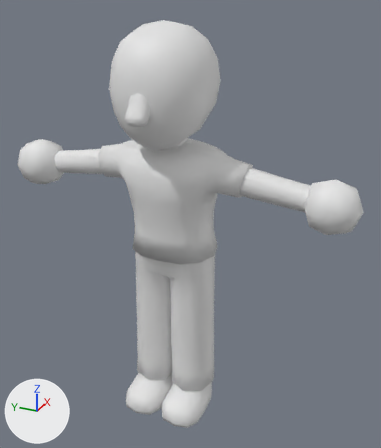
The Blender file Wibuzzz/Assets/AvatarCreator/Models/Avatars/Avatar.blend: old version first, new version second.
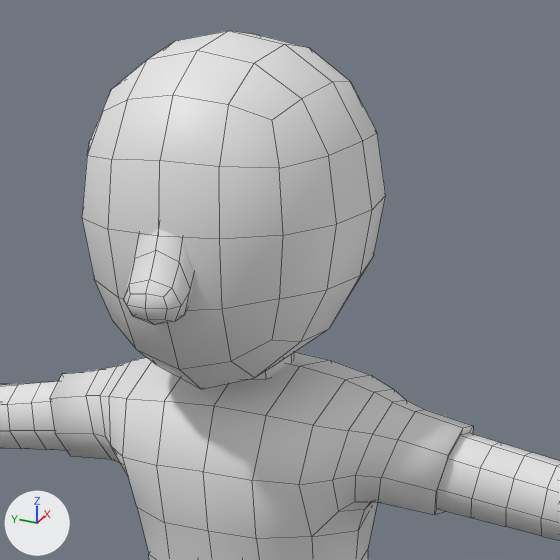
There are two pictures of each version: one whole from a camera (50 mm lens) standing at (-5.55, -2.88, 5.85) and looking at (0.29, -0.25, 2.93), one close up on the part from 21% to 75% of the width and 2% to 48% of the height. Arrows for +X, +Y and +Z are at lower left; the lights stay in place. The close-ups show mesh edges as thin lines.
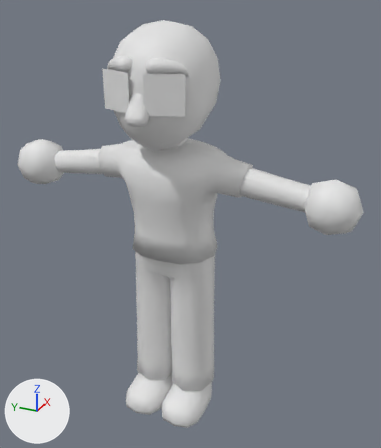
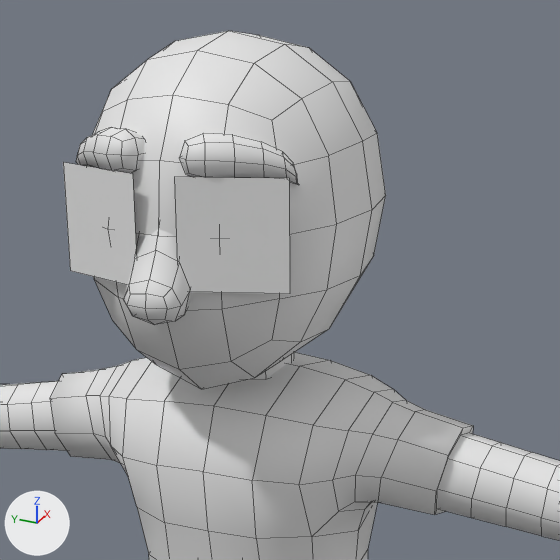
The change, as a list of edits to the scene's bpy script:
```text
Add mat_material_003:
    mat_material_003 = principled_material('Material.003')
    mat_material_003.base_color = (0.8, 0.8, 0.8)  # white #e7e7e7
Change me_plane:
    where me_plane.from_pydata(...)  # 4 vertices, 1 face; spans x -1.0..1.0, y -1.0..1.0, z 0.0
    used by ob_plane; location = (-0.503, -0.3, 4.761); rotation_euler = (-0.349, 1.571, 0.0), in degrees (-20, 90, 0); scale = (0.222, 0.222, 0.222)
    verts and faces of me_plane; kept vertices keep their numbers, new ones are numbered from 4
    before: 0 (-1.0, -1.0, 0.0), 1 (1.0, -1.0, 0.0), 2 (-1.0, 1.0, 0.0), 3 (1.0, 1.0, 0.0)
    me_plane part 1
    add delete_faces([(0, 1, 3, 2)])
    add faces += [(0, 2, 3, 1)]
    add me_plane.materials.append(mat_material_003)  # white #e7e7e7
Change me_plane_001:
    where me_plane_001.from_pydata(...)  # 4 vertices, 1 face; spans x -1.0..1.0, y -1.0..1.0, z 0.0
    used by ob_plane_001; location = (-0.503, 0.3, 4.761); rotation_euler = (0.349, 1.571, 0.0), in degrees (20, 90, 0); scale = (0.222, 0.222, 0.222)
    verts and faces of me_plane_001; kept vertices keep their numbers, new ones are numbered from 4
    before: 0 (-1.0, -1.0, 0.0), 1 (1.0, -1.0, 0.0), 2 (-1.0, 1.0, 0.0), 3 (1.0, 1.0, 0.0)
    me_plane_001 part 2
    add delete_faces([(0, 1, 3, 2)])
    add faces += [(0, 2, 3, 1)]
Add me_cube_002:
    me_cube_002.from_pydata(...)  # 58 vertices, 56 faces; spans x -1.49..1.36, y -1.23..0.61, z -0.65..0.67
    me_cube_002.polygons.foreach_set('use_smooth', [True] * 56)
Add me_cube_001:
    me_cube_001.from_pydata(...)  # 58 vertices, 56 faces; spans x -0.34..0.89, y -1.39..1.68, z -0.65..0.67
    me_cube_001.polygons.foreach_set('use_smooth', [True] * 56)
Change ob_plane:
    ob_plane.location: (-0.503, -0.3, 4.761) -> (-0.483, -0.3, 4.761)
    remove ob_plane.hide_set(True)
Change ob_plane_001:
    ob_plane_001.location: (-0.503, 0.3, 4.761) -> (-0.483, 0.3, 4.761)
    remove ob_plane_001.hide_set(True)
Add ob_rbrow:
    ob_rbrow = bpy.data.objects.new('RBrow', me_cube_002)
    ob_rbrow.location = (-0.411, 0.328, 5.035)
    ob_rbrow.rotation_euler = (0.0, 0.0, 0.608)  # degrees (0, 0, 35)
    ob_rbrow.scale = (0.15, 0.15, 0.15)
Add ob_lbrow:
    ob_lbrow = bpy.data.objects.new('LBrow', me_cube_001)
    ob_lbrow.location = (-0.411, -0.328, 5.035)
    ob_lbrow.rotation_euler = (0.0, 0.0, 0.608)  # degrees (0, 0, 35)
    ob_lbrow.scale = (0.15, 0.15, 0.15)
```

Changed parts and their boxes (x1, y1, x2, y2) in the close-ups (560 x 560 px):
'Plane', shown
    after: (174, 177, 290, 294)
'Plane.001', shown
    after: (63, 162, 137, 285)
'LBrow', added
    after: (179, 133, 299, 185)
'RBrow', added
    after: (76, 127, 145, 173)
